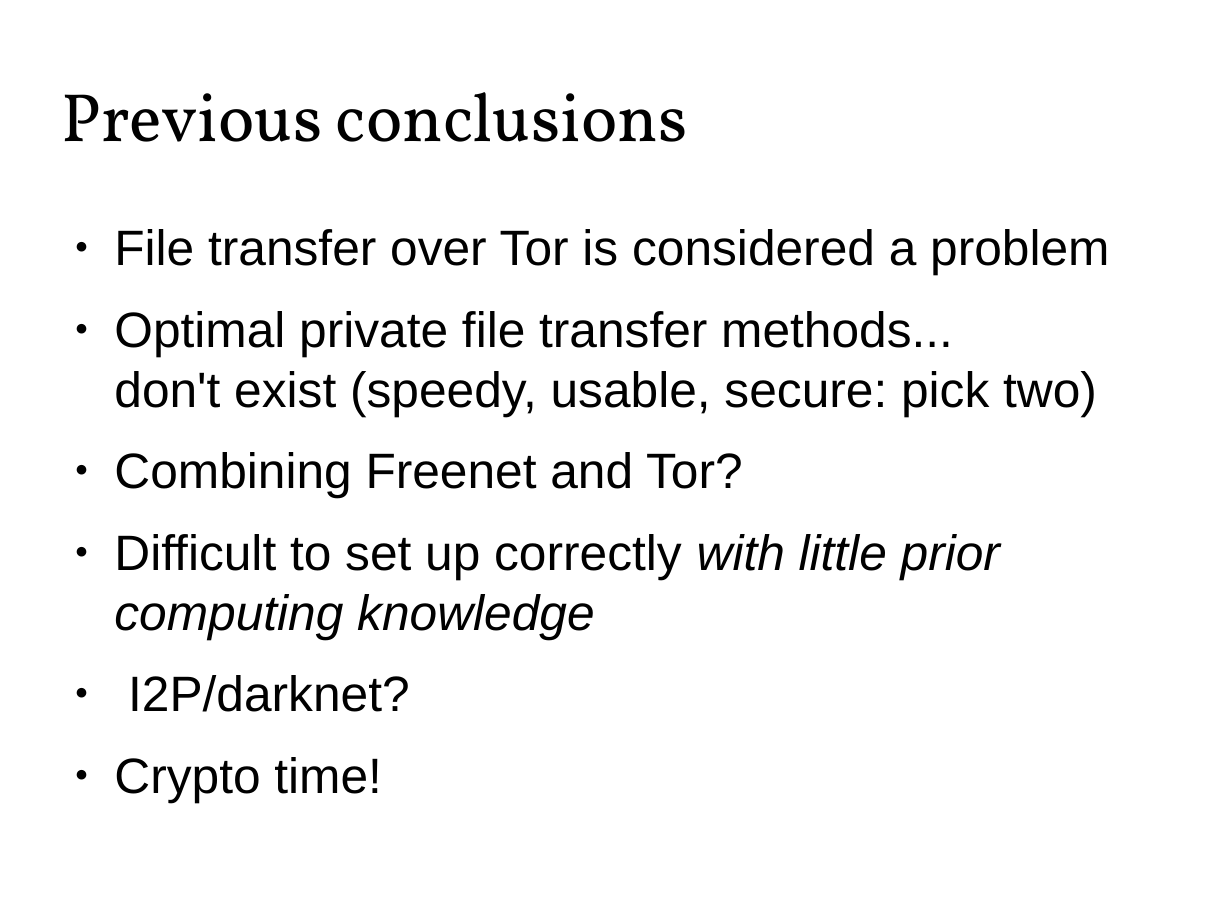
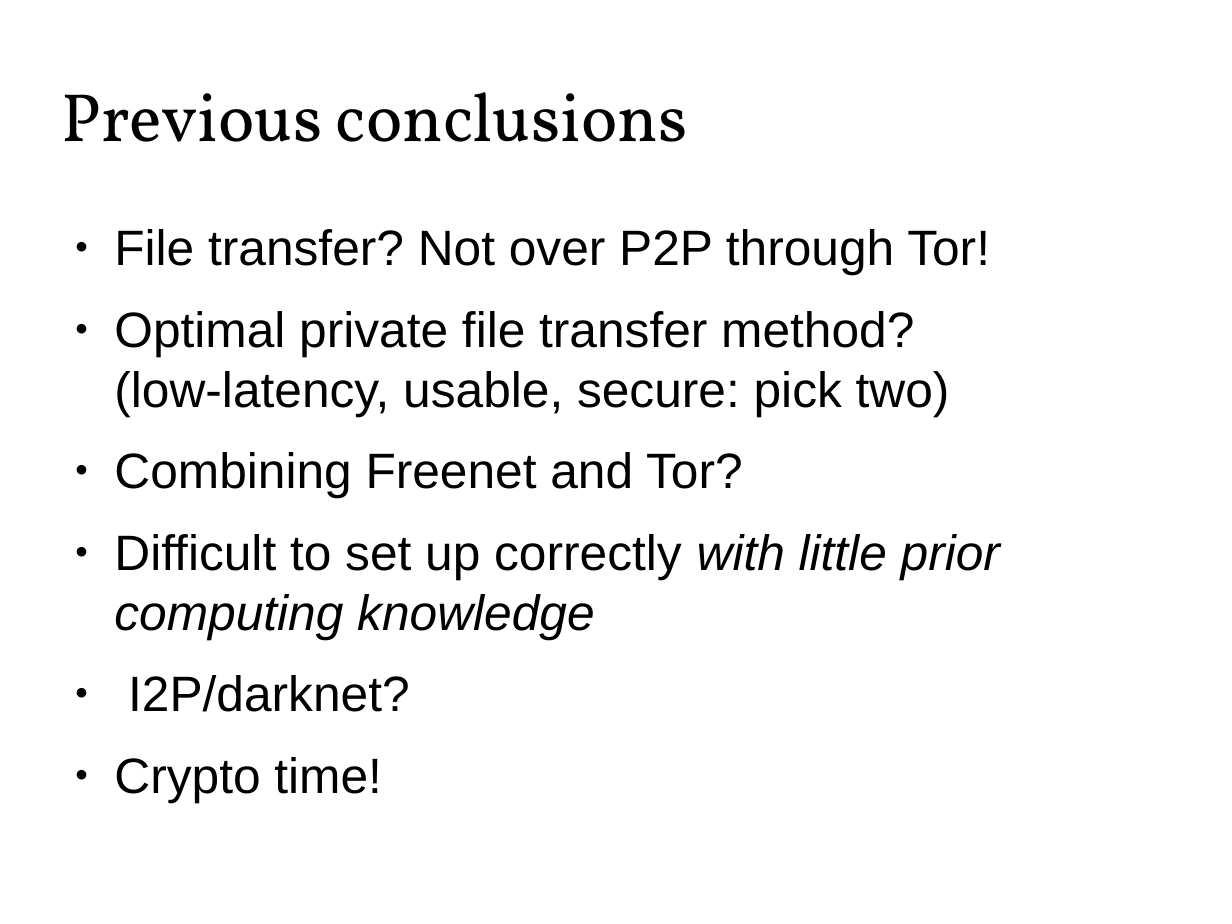
Before and after one commit to Zandrr/phonebook.js, a slide deck: slide 3 of documentation/ecen5013_presentation.odp. Drawn at 1232x924 pixels with LibreOffice and Linux fonts; fonts in the diff are those of the drawing. Boxes give left, top, right and bottom in pixels: in the first picture for what was removed or moved away, otherwise in the second. Text is boxed around its words. In the diff, an @@ line names an element or a change of style, - is before the commit and + after.

```diff
--- a/documentation/ecen5013_presentation.odp
+++ b/documentation/ecen5013_presentation.odp
@@ text at (x1=114, y1=229, x2=990, y2=416): text changed @@
-● File transfer over Tor is considered a problem
-● Optimal private file transfer methods...
-  don't exist (speedy, usable, secure: pick two)
+● File transfer? Not over P2P through Tor!
+● Optimal private file transfer method?
+  (low-latency, usable, secure: pick two)
```
Also in this commit, not shown: 10 other slides changed, 9 slides added, 5 slides removed.
